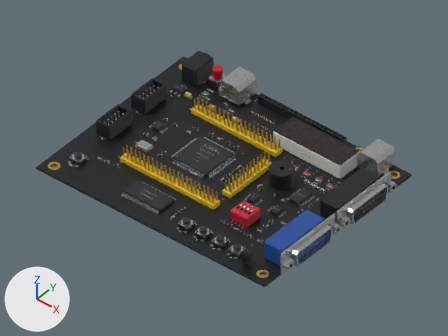
One commit to the Blender file research/model/rz-easyfpga-a2.2.blend: the scene before it, then after it.
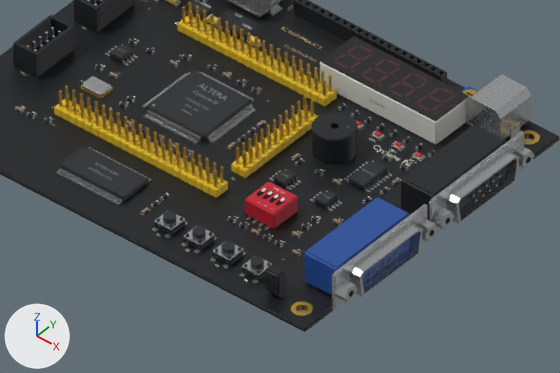
Each version is shown from the file's camera 'Trace_camera', then close up on the part from 20% to 92% of the width and 28% to 93% of the height. The lights are fixed; the arrows at lower left show +X, +Y and +Z. The first two pictures are the older version.

In view in the first close-up: 'display_static', 'fpga_static', 'jtag_static', 'lcd_static', 'mark_C1', 'mark_HY57V641620', 'mark_P1', 'mark_P2', 'mark_P3', 'mark_USB.001', 'pcb_static', 'rs232_static', 'vga_static' and 26 more.
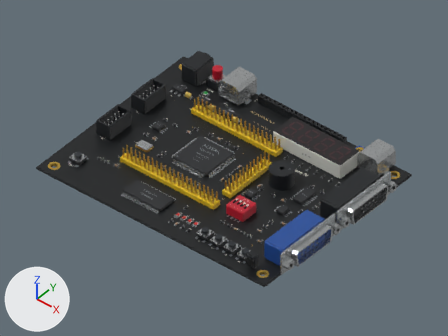
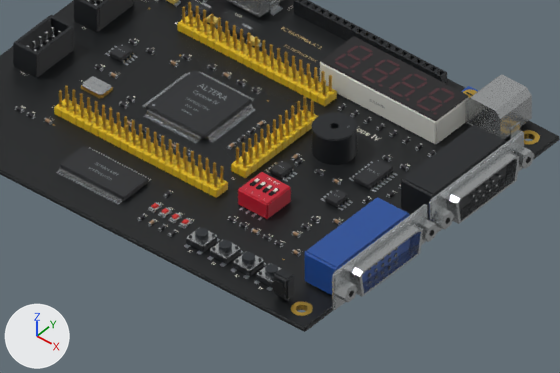
Not drawn themselves, but carrying or shaping drawn objects: ob_key1, ob_key2, ob_key3, ob_key4, ob_dip, ob_ir, ob_led1, ob_led2, ob_led3, ob_led4, ob_max232, ob_lm75, ob_eeprom.

Where the newer file only moved an object's origin or applied its transform, the numbers keep the older frame.

Boxes (x1, y1, x2, y2) around the edits, measured in the close-ups (560 x 373 px):
'dip_static', moved
    before: (245, 182, 298, 230)
    after: (238, 172, 291, 220)
'mark_MAX232', moved
    before: (344, 159, 392, 192)
    after: (349, 159, 397, 192)
'key1_static', moved
    before: (152, 211, 188, 238)
    after: (184, 227, 220, 255)
'key2_static', moved
    before: (181, 226, 217, 253)
    after: (207, 239, 243, 267)
'key3_static', moved
    before: (210, 241, 246, 268)
    after: (231, 251, 266, 279)
'ir_static', moved
    before: (263, 264, 286, 296)
    after: (272, 269, 294, 301)
'lm75_static', moved
    before: (269, 168, 301, 190)
    after: (321, 189, 353, 211)
'eeprom_static', moved
    before: (310, 190, 342, 211)
    after: (265, 160, 297, 182)
'key4_static', moved
    before: (239, 256, 272, 283)
    after: (254, 263, 281, 291)
'key_key2_cap', moved
    before: (192, 227, 206, 239)
    after: (219, 240, 232, 253)
'key_key1_cap', moved
    before: (163, 211, 176, 224)
    after: (195, 228, 208, 241)
'key_key3_cap', moved
    before: (221, 242, 235, 254)
    after: (242, 252, 255, 265)
'key_key4_cap', moved
    before: (251, 257, 264, 269)
    after: (265, 264, 278, 277)
'led3_static', moved, turned
    before: (389, 141, 406, 153)
    after: (168, 212, 182, 223)
'led4_static', moved, turned
    before: (410, 152, 426, 163)
    after: (179, 218, 193, 228)
'led2_static', moved, turned
    before: (369, 130, 385, 141)
    after: (158, 207, 173, 218)
'led1_static', moved, turned
    before: (355, 120, 365, 130)
    after: (148, 202, 163, 213)
'led_led2_lens', moved, turned
    before: (374, 131, 382, 137)
    after: (162, 208, 169, 214)
'led_led3_lens', moved, turned
    before: (395, 142, 402, 147)
    after: (172, 213, 179, 219)
'led_led4_lens', moved, turned
    before: (415, 152, 423, 158)
    after: (182, 219, 189, 224)
'led_led1_lens', moved, turned
    before: (356, 121, 361, 126)
    after: (151, 203, 159, 208)
'dip_0', moved
    before: (261, 188, 267, 192)
    after: (254, 178, 260, 182)
'dip_3', moved
    before: (280, 198, 285, 202)
    after: (273, 188, 278, 192)
part 1 of me_silk_c1, deleted
    before: (141, 197, 164, 214)
part 2 of me_silk_c1, reshaped
    before: (140, 193, 168, 215)
    after: (137, 190, 177, 237)

Edits to the bpy script that builds the scene:
```text
Change me_silk_c1:
    used by ob_mark_c1; parent = ob_passives; location = (0.004, -0.00445, 0.00011)
    remove me_silk_c1.from_pydata(...)  # 16700 vertices, 17120 faces; spans x -0.0542..0.0437, y -0.0388..0.0364, z -0.0001..0.0018
    add me_silk_c1.from_pydata(...)  # 17326 vertices, 17766 faces; spans x -0.0542..0.0462, y -0.0413..0.0364, z -0.0001..0.0018
    me_silk_c1 part 1: 10 loose pieces with 480 vertices, spanning x -0.0005..0.0005, y -0.0387..-0.0302, z -0.0001..0.0006, are deleted
    me_silk_c1 part 2: 75 vertices moved from x -0.0005..0.0005, y -0.0388..-0.0283, z -0.0001..0.0006 to x -0.0005..0.0015, y -0.0389..-0.0288, z -0.0001..0.0006; 140 vertices removed from x -0.0005..0.0005, y -0.0387..-0.0284, z -0.0001..0.0006; 1131 vertices added at x -0.0005..0.012, y -0.0413..-0.0268, z -0.0001..0.0006
    other edits to the shape of me_silk_c1 do not show in these pictures
Change ob_key1:
    ob_key1.location: (0.013, -0.0425, 0.0016) -> (0.024, -0.0425, 0.0016)
Change ob_key2:
    ob_key2.location: (0.023, -0.0425, 0.0016) -> (0.032, -0.0425, 0.0016)
Change ob_key3:
    ob_key3.location: (0.033, -0.0425, 0.0016) -> (0.04, -0.0425, 0.0016)
Change ob_key4:
    ob_key4.location: (0.043, -0.0425, 0.0016) -> (0.048, -0.0425, 0.0016)
Change ob_dip:
    ob_dip.location: (0.03, -0.021, 0.0016) -> (0.026, -0.019, 0.0016)
Change ob_ir:
    ob_ir.location: (0.0525, -0.0465, 0.0016) -> (0.0555, -0.0465, 0.0016)
Change ob_led1:
    ob_led1.location: (0.024, 0.022, 0.0016) -> (0.005, -0.039, 0.0016)
    ob_led1.rotation_euler: (0.0, 0.0, 0.0) -> (0.0, 0.0, 1.571)  # degrees (0, 0, 0) -> degrees (0, 0, 90)
Change ob_led2:
    ob_led2.location: (0.031, 0.022, 0.0016) -> (0.0085, -0.039, 0.0016)
    ob_led2.rotation_euler: (0.0, 0.0, 0.0) -> (0.0, 0.0, 1.571)  # degrees (0, 0, 0) -> degrees (0, 0, 90)
Change ob_led3:
    ob_led3.location: (0.038, 0.022, 0.0016) -> (0.012, -0.039, 0.0016)
    ob_led3.rotation_euler: (0.0, 0.0, 0.0) -> (0.0, 0.0, 1.571)  # degrees (0, 0, 0) -> degrees (0, 0, 90)
Change ob_led4:
    ob_led4.location: (0.045, 0.022, 0.0016) -> (0.0155, -0.039, 0.0016)
    ob_led4.rotation_euler: (0.0, 0.0, 0.0) -> (0.0, 0.0, 1.571)  # degrees (0, 0, 0) -> degrees (0, 0, 90)
Change ob_max232:
    ob_max232.location: (0.04, 0.007, 0.0016) -> (0.041, 0.008, 0.0016)
Change ob_lm75:
    ob_lm75.location: (0.024, -0.008, 0.0016) -> (0.04, -0.006, 0.0016)
Change ob_eeprom:
    ob_eeprom.location: (0.038, -0.008, 0.0016) -> (0.021, -0.006, 0.0016)
```
